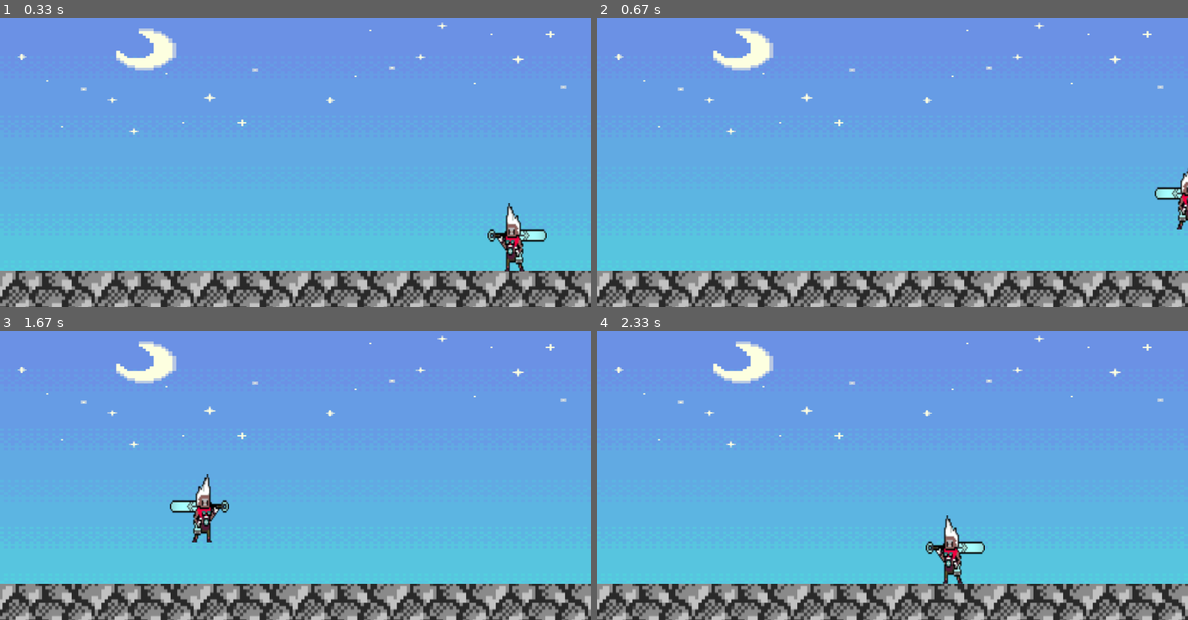
Above: before the commit, frames 1-4 (two rows, left to right).
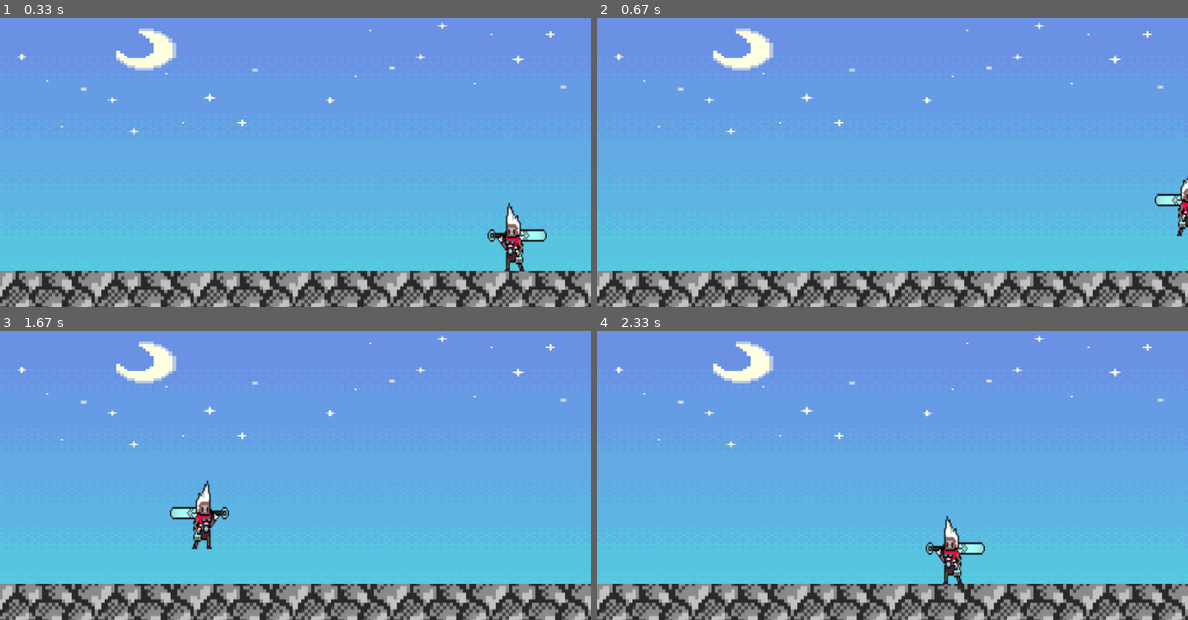
Above: after the commit, the same moments.

Repository: WINDKING-1/TheDasher
Game: pygame game, started from The dasher code.py
Same seed, same stepped clock (60 frames per second), same inputs: the game is played once before the commit and once after it.
Inputs:
- Up to frame 1 (0.33 s): no input
- Up to frame 2 (0.67 s): hold Space from 0.33 s (still down); hold D from 0.33 s (still down)
- Up to frame 3 (1.67 s): release Space at 0.8 s; release D at 0.8 s; hold D 0.83-1.3 s; tap Shift at 0.9, 1.2 s; tap Space at 1.33 s
- Up to frame 4 (2.33 s): hold D 1.67-2.13 s; tap Shift at 1.73, 2.03, 2.23 s; hold A from 2.17 s (still down)

Frame 1 is identical in both runs. In frame 2, 0.6% of the frame differs, in the area x 94-100%, y 52-76%; in frame 3, 1.0%, in the area x 28-39%, y 49-76%; in frame 4, 0.4%.

Commit message:
Update The dasher code.py

Diff:
--- a/The dasher code.py
+++ b/The dasher code.py
@@ -24,8 +24,8 @@
 player_surf=pygame.image.load(r'e3.png').convert_alpha()
 player_rect=player_surf.get_rect(midbottom=(700,352))
 player_movement=5
-player_fallseed=8
-player_jump=5
+player_fallseed=9.8
+player_jump=3
 player_aircount = -8
 
 dashavailabe=True
@@ -106,7 +106,7 @@
 
     if keys[pygame.K_SPACE] and not airborn:
         player_rect.y -= player_jump
-        player_aircount = -7
+        player_aircount = -9
 
     if keys[pygame.K_s]:
         for i in range(-3,0):
